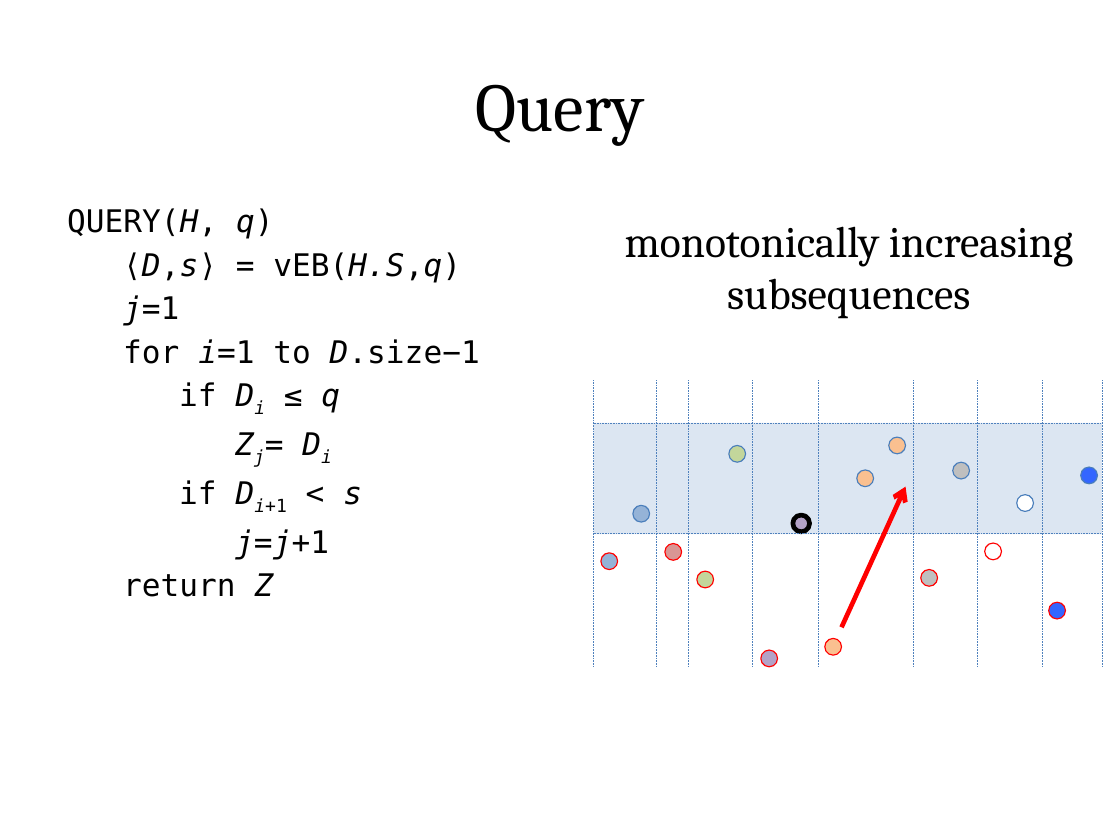
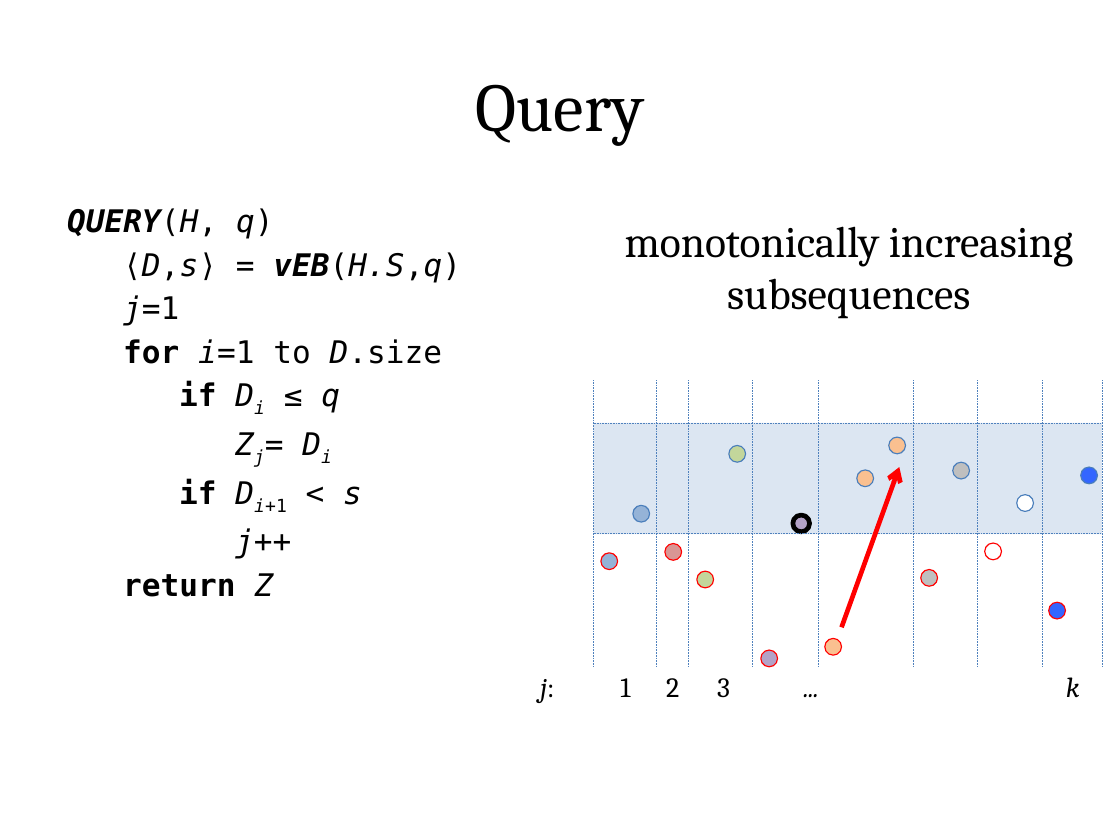
Before and after one commit to vineetgopal/fractals_paper, a slide deck: slide 15 of final_presentation.pptx (slide 14 before the commit). Drawn at 1120x840 pixels with LibreOffice and Linux fonts; fonts in the diff are those of the drawing. Boxes give left, top, right and bottom in pixels: in the first picture for what was removed or moved away, otherwise in the second. Text is boxed around its words. In the diff, an @@ line names an element or a change of style, - is before the commit and + after.

```diff
--- a/final_presentation.pptx
+++ b/final_presentation.pptx
@@ text at bbox=[67, 208, 461, 597]: bold on in "QUERY(H,", "vEB(H.S,q)", "if", "if" and 1 more places; italic on in "QUERY(H,", "vEB(H.S,q)" @@
@@ text at bbox=[123, 339, 443, 364]: text changed @@
-for i=1 to D.size−1
+for i=1 to D.size
@@ arrow moved from (841, 627) - (906, 487) to (841, 627) - (899, 467) @@
@@ text at bbox=[235, 528, 291, 559]: text changed @@
-j=j+1
+j++
@@ text added at bbox=[540, 679, 554, 703], 18 pt, text #000000, italic @@
+j:
@@ text added at bbox=[620, 678, 630, 697], 18 pt, text #000000 @@
+1
@@ text added at bbox=[666, 678, 679, 697], 18 pt, text #000000 @@
+2
@@ text added at bbox=[717, 678, 730, 698], 18 pt, text #000000 @@
+3
@@ text added at bbox=[793, 664, 844, 709], 18 pt, text #000000, italic @@
+...
@@ text added at bbox=[1066, 677, 1080, 697], 18 pt, text #000000, italic @@
+k
```
Also in this commit, not shown: 9 other slides changed, 8 slides added, 1 other file.
